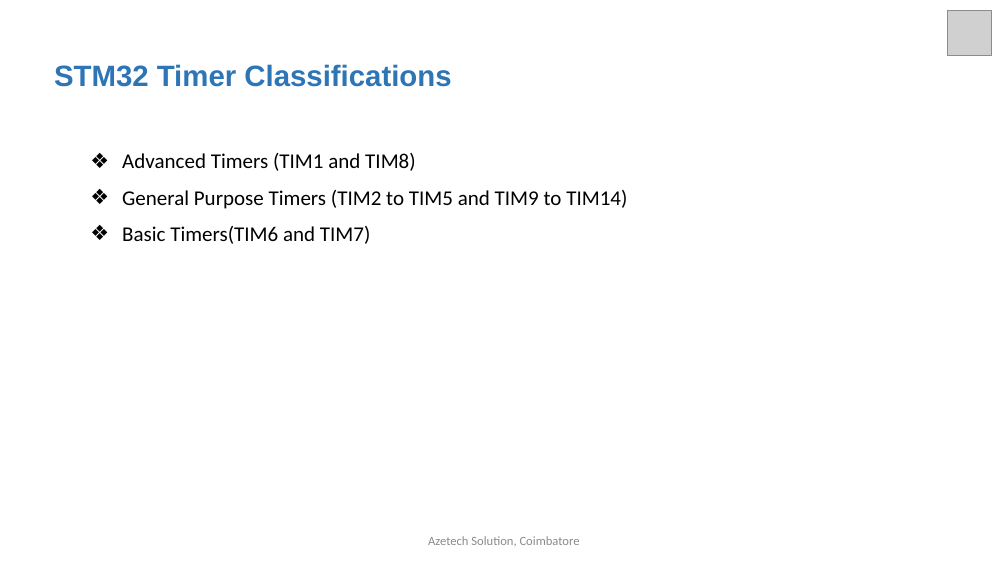
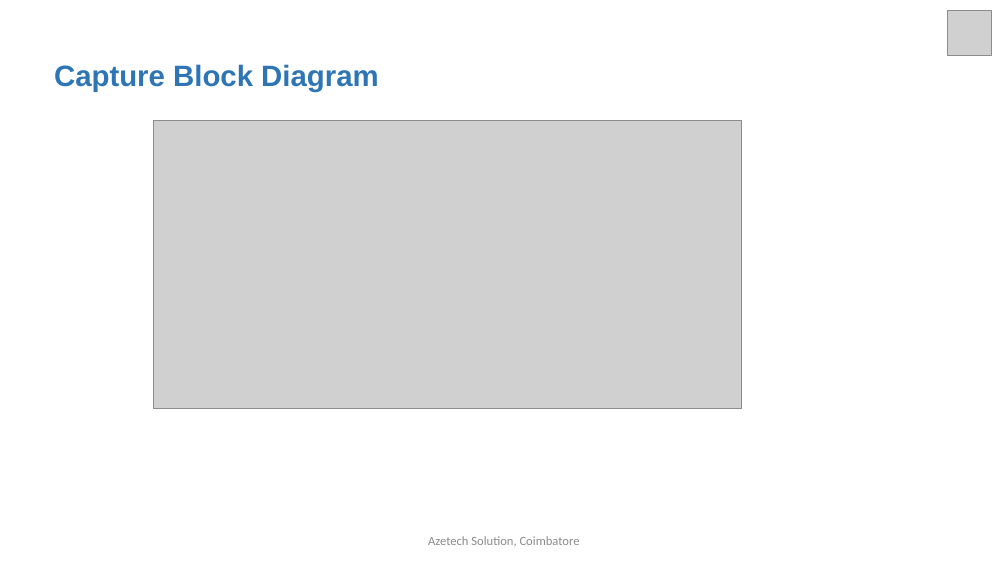
Before and after one commit to arulnelson/AZETECH-CLASS-NOTES, a slide deck: slide 5 of STM32_DOCS/STM32_CCP.pptx (slide 6 before the commit). Drawn at 1008x567 pixels with LibreOffice and Linux fonts; fonts in the diff are those of the drawing; grey boxes stand for pictures. Boxes give left, top, right and bottom in pixels: in the first picture for what was removed or moved away, otherwise in the second. Text is boxed around its words. In the diff, an @@ line names an element or a change of style, - is before the commit and + after.

```diff
--- a/STM32_DOCS/STM32_CCP.pptx
+++ b/STM32_DOCS/STM32_CCP.pptx
@@ text at <box>54,64,379,92</box>: text changed @@
-STM32 Timer Classifications
+Capture Block Diagram
@@ picture added at <box>154,121,741,409</box> @@
@@ text removed at <box>122,153,627,244</box> @@
-❖ Advanced Timers (TIM1 and TIM8)
-❖ General Purpose Timers (TIM2 to TIM5 and TIM9 to TIM14)
-❖ Basic Timers(TIM6 and TIM7)
```
Also in this commit, not shown: 1 other slide changed, 18 slides added, 7 slides removed.
